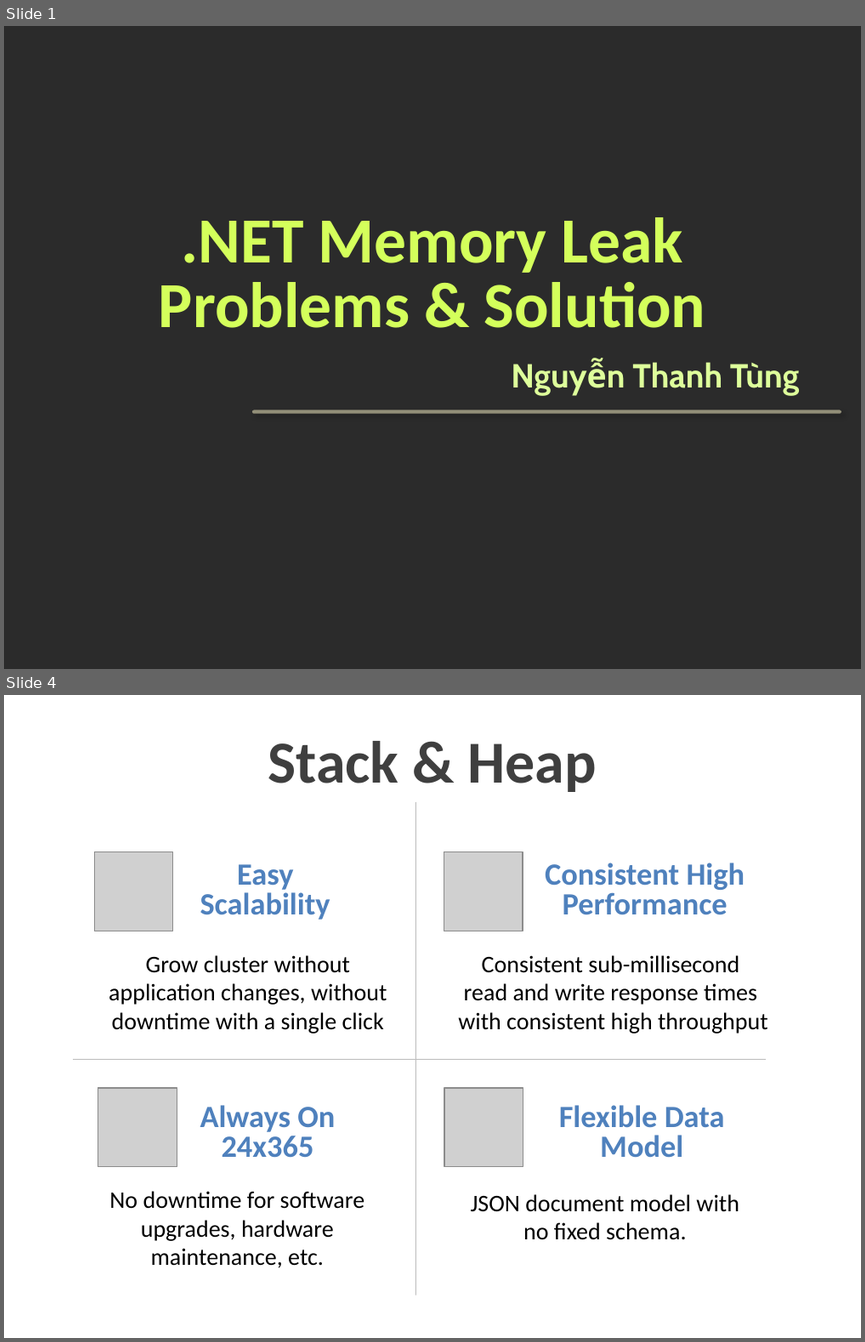
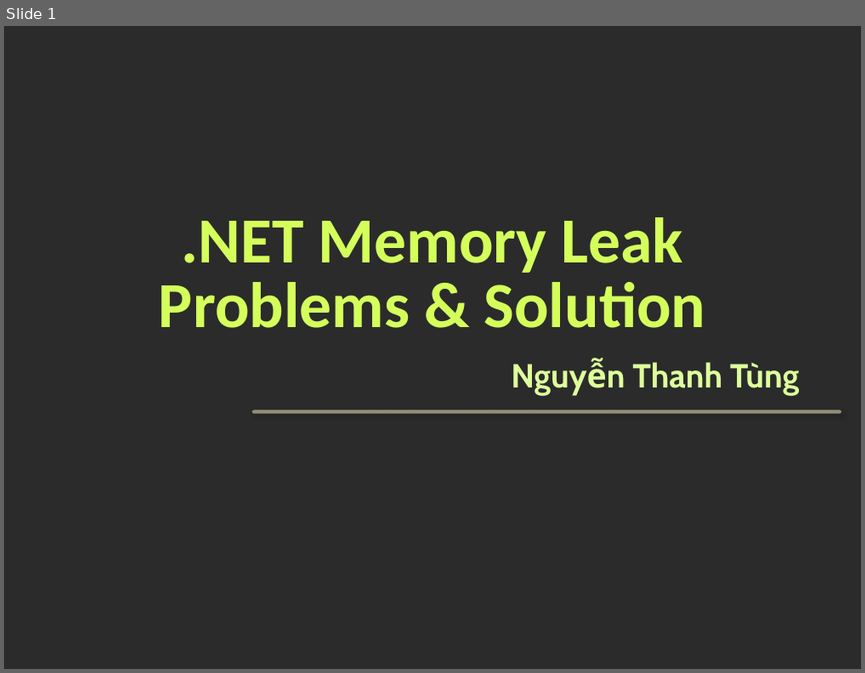
Before and after one commit to tungnt185/MemoryLeak, a slide deck: Memory Leak in .NET.pptx. Shown one above the other, each under a label of ours: slides 1 and 4 before the commit, slide 1 after it; the slides between them are not shown. The pictures are 865x1342 and 865x673 pixels, drawn with LibreOffice and Linux fonts; fonts in the diff are those of the drawing; grey boxes stand for pictures; background and template pictures are left out; a plain dark background stands for a picture behind light text. Boxes give left, top, right and bottom in pixels: in the first picture for what was removed or moved away, otherwise in the second. Text is boxed around its words. In the diff, an @@ line names an element or a change of style, - is before the commit and + after.

```diff
--- a/Memory Leak in .NET.pptx
+++ b/Memory Leak in .NET.pptx
@@ slide 4 removed at box(4, 695, 861, 1338), background picture (left out) @@
@@ text removed at box(268, 741, 596, 792) @@
-Stack & Heap
@@ line removed from (416, 802) to (416, 1295) @@
@@ picture removed at box(95, 851, 174, 930) @@
@@ text removed at box(200, 864, 330, 919) @@
-Easy Scalability
@@ picture removed at box(444, 851, 522, 930) @@
@@ text removed at box(545, 862, 745, 915) @@
-Consistent High Performance
@@ text removed at box(109, 955, 386, 1033) @@
-Grow cluster without application changes, without downtime with a single click
@@ text removed at box(458, 955, 768, 1033) @@
-Consistent sub-millisecond
-read and write response times
-with consistent high throughput
@@ line removed from (74, 1059) to (766, 1059) @@
@@ picture removed at box(98, 1088, 177, 1166) @@
@@ picture removed at box(444, 1088, 523, 1166) @@
@@ text removed at box(200, 1105, 335, 1157) @@
-Always On 24x365
@@ text removed at box(559, 1105, 725, 1157) @@
-Flexible Data Model
@@ text removed at box(109, 1191, 365, 1268) @@
-No downtime for software upgrades, hardware maintenance, etc.
@@ text removed at box(471, 1194, 739, 1240) @@
-JSON document model with no fixed schema.
```
Also in this commit, not shown: 2 slides changed, 40 slides added, 28 other slides removed.
